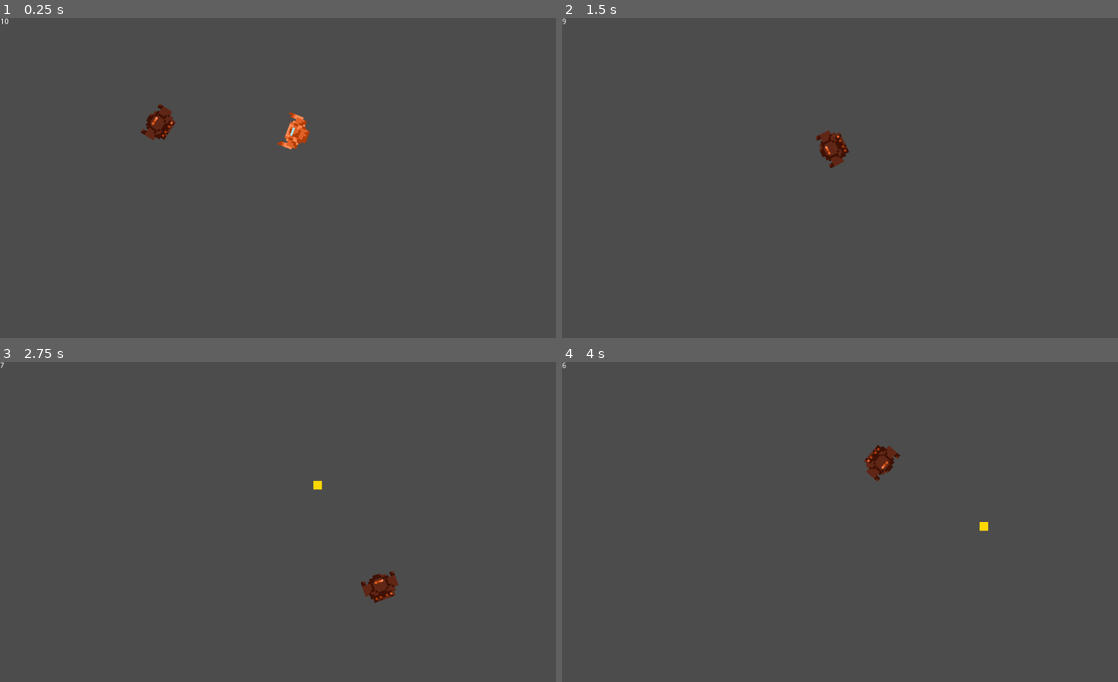
Above: before the commit, frames 1-4 (two rows, left to right).
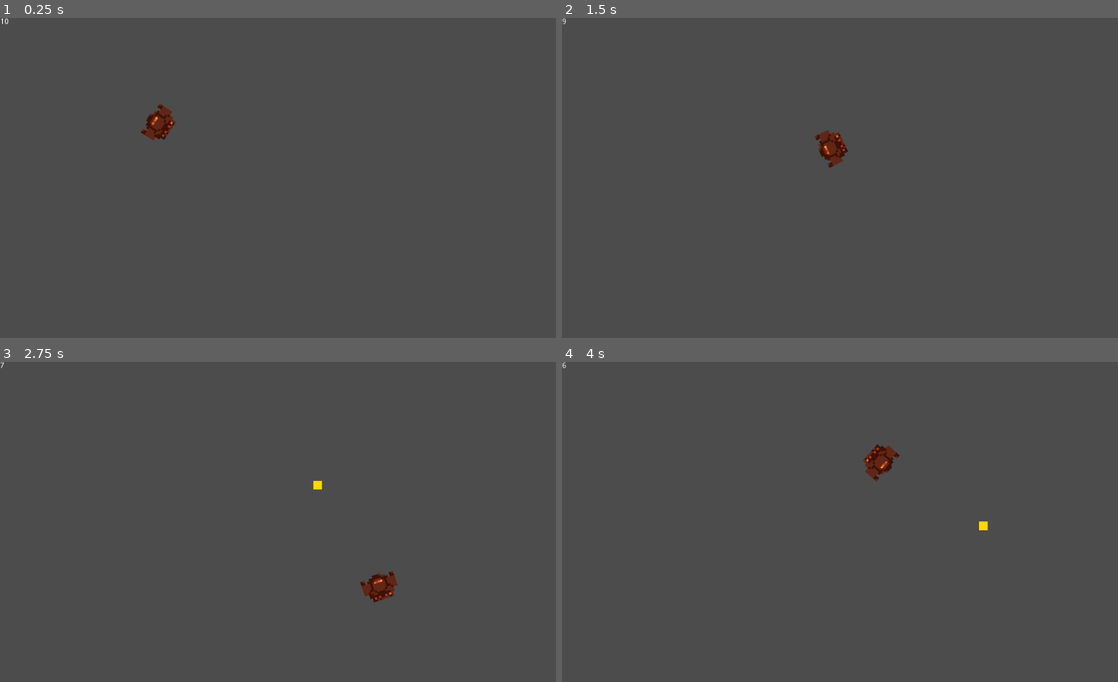
Above: after the commit, the same moments.

Repository: austingwatson/ld51
Game: Godot game, scene res://shooter/ShooterGame.tscn
Two runs of this game, one before a commit and one after it. Both use one fixed random seed, a clock stepped at 60 frames per second and the inputs below.
Inputs (mouse positions are in pixels of both pictures, inside the frame that each line leads up to):
- Up to frame 1 (0.25 s): no input
- Up to frame 2 (1.5 s): tap Enter at 0.5 s; move the mouse to (962, 165) at 0.52 s; press the mouse at (962, 165) at 0.53 s; hold D (right) 0.53-1.28 s; move the mouse to (728, 197) at 1.27 s; release the mouse at (728, 197) at 1.28 s; hold S (down) from 1.28 s (still down); click (728, 197) at 1.35 s
- Up to frame 3 (2.75 s): move the mouse to (333, 451) at 2.02 s; release S (down) at 2.03 s; press the mouse at (333, 451) at 2.03 s; hold D (right) from 2.03 s (still down)
- Up to frame 4 (4 s): move the mouse to (812, 589) at 2.77 s; release D (right) at 2.78 s; release the mouse at (812, 589) at 2.78 s; hold W (up) 2.78-3.53 s; click (812, 589) at 2.85 s; move the mouse to (1006, 573) at 3.52 s; press the mouse at (1006, 573) at 3.53 s; hold A (left) from 3.53 s (still down)

The runs differ from the first frame. In frame 1, 0.3% of the frame differs, in the area x 49-56%, y 29-42%; in frame 2, 0.1%; in frame 3, less than 0.1%; in frame 4, 0.1%.

Commit message:
removed entity, uneeded for small scope

Diff:
--- a/project.godot
+++ b/project.godot
@@ -15,11 +15,6 @@
 "path": "res://shooter/entity/Enemy.gd"
 }, {
 "base": "KinematicBody2D",
-"class": "Entity",
-"language": "GDScript",
-"path": "res://shooter/entity/Entity.gd"
-}, {
-"base": "",
 "class": "Mob",
 "language": "GDScript",
 "path": "res://shooter/entity/Mob.gd"
@@ -36,7 +31,6 @@
 } ]
 _global_script_class_icons={
 "Enemy": "",
-"Entity": "",
 "Mob": "",
 "Player": "",
 "Projectile": ""
--- a/shooter/ShooterGame.tscn
+++ b/shooter/ShooterGame.tscn
@@ -11,7 +11,6 @@
 [node name="Player" parent="." instance=ExtResource( 1 )]
 position = Vector2( 290, 193 )
 collision/safe_margin = 0.08
-max_health = 10
 
 [node name="TestEnemy" parent="." instance=ExtResource( 2 )]
 position = Vector2( 548, 213 )
--- a/shooter/entity/Enemy.tscn
+++ b/shooter/entity/Enemy.tscn
@@ -1,27 +1,10 @@
-[gd_scene load_steps=6 format=2]
+[gd_scene load_steps=3 format=2]
 
 [ext_resource path="res://shooter/entity/Mob.tscn" type="PackedScene" id=1]
 [ext_resource path="res://shooter/entity/Enemy.gd" type="Script" id=2]
-[ext_resource path="res://assets/soldier2.png" type="Texture" id=3]
-
-[sub_resource type="AtlasTexture" id=1]
-atlas = ExtResource( 3 )
-region = Rect2( 0, 0, 16, 16 )
-
-[sub_resource type="SpriteFrames" id=2]
-animations = [ {
-"frames": [ SubResource( 1 ) ],
-"loop": true,
-"name": "default",
-"speed": 5.0
-} ]
 
 [node name="Enemy" instance=ExtResource( 1 )]
 position = Vector2( 193, 221 )
 collision_layer = 2
 collision_mask = 5
 script = ExtResource( 2 )
-max_health = 10
-
-[node name="AnimatedSprite" parent="." index="1"]
-frames = SubResource( 2 )
--- a/shooter/entity/Entity.gd
+++ /dev/null
@@ -1,10 +0,0 @@
-class_name Entity extends KinematicBody2D
-
-# speed that can be changed in the editor
-export var speed = 300
-
-# normalized velocity vector to get added to the position
-var velocity = Vector2.ZERO
-
-func _physics_process(delta):
-	velocity = move_and_slide(velocity)
--- a/shooter/entity/Entity.tscn
+++ /dev/null
@@ -1,21 +0,0 @@
-[gd_scene load_steps=3 format=2]
-
-[ext_resource path="res://shooter/entity/Entity.gd" type="Script" id=1]
-
-[sub_resource type="RectangleShape2D" id=1]
-extents = Vector2( 32, 32 )
-
-[node name="Entity" type="KinematicBody2D"]
-collision_layer = 0
-collision_mask = 0
-collision/safe_margin = 1.0
-script = ExtResource( 1 )
-__meta__ = {
-"_edit_group_": true
-}
-
-[node name="CollisionShape2D" type="CollisionShape2D" parent="."]
-shape = SubResource( 1 )
-
-[node name="AnimatedSprite" type="AnimatedSprite" parent="."]
-scale = Vector2( 4, 4 )
--- a/shooter/entity/Mob.gd
+++ b/shooter/entity/Mob.gd
@@ -1,4 +1,4 @@
-class_name Mob extends "Entity.gd"
+class_name Mob extends KinematicBody2D
 
 # child nodes
 onready var attack = $AttackCD
@@ -6,9 +6,15 @@
 export var max_health = 10
 var health = max_health
 
+export var speed = 300
+var velocity = Vector2.ZERO
+
 var target = Vector2.ZERO
 var can_use_attack = true
 var use_attack = false
+
+func _physics_process(delta):
+	velocity = move_and_slide(velocity)
 
 func _process(delta):
 	if use_attack and can_use_attack:
--- a/shooter/entity/Mob.tscn
+++ b/shooter/entity/Mob.tscn
@@ -1,12 +1,19 @@
 [gd_scene load_steps=3 format=2]
 
-[ext_resource path="res://shooter/entity/Entity.tscn" type="PackedScene" id=1]
 [ext_resource path="res://shooter/entity/Mob.gd" type="Script" id=2]
 
-[node name="Mob" instance=ExtResource( 1 )]
+[sub_resource type="RectangleShape2D" id=1]
+extents = Vector2( 32, 32 )
+
+[node name="Mob" type="KinematicBody2D"]
 script = ExtResource( 2 )
 
-[node name="AttackCD" type="Timer" parent="." index="2"]
-one_shot = true
+[node name="AnimatedSprite" type="AnimatedSprite" parent="."]
+scale = Vector2( 4, 4 )
+
+[node name="CollisionShape2D" type="CollisionShape2D" parent="."]
+shape = SubResource( 1 )
+
+[node name="AttackCD" type="Timer" parent="."]
 
 [connection signal="timeout" from="AttackCD" to="." method="_on_AttackCD_timeout"]
--- a/shooter/entity/Player.tscn
+++ b/shooter/entity/Player.tscn
@@ -18,10 +18,8 @@
 
 [node name="Player" instance=ExtResource( 2 )]
 position = Vector2( 375, 225 )
-collision_layer = 1
 collision_mask = 6
 script = ExtResource( 1 )
-max_health = 10
 
-[node name="AnimatedSprite" parent="." index="1"]
+[node name="AnimatedSprite" parent="." index="2"]
 frames = SubResource( 2 )
